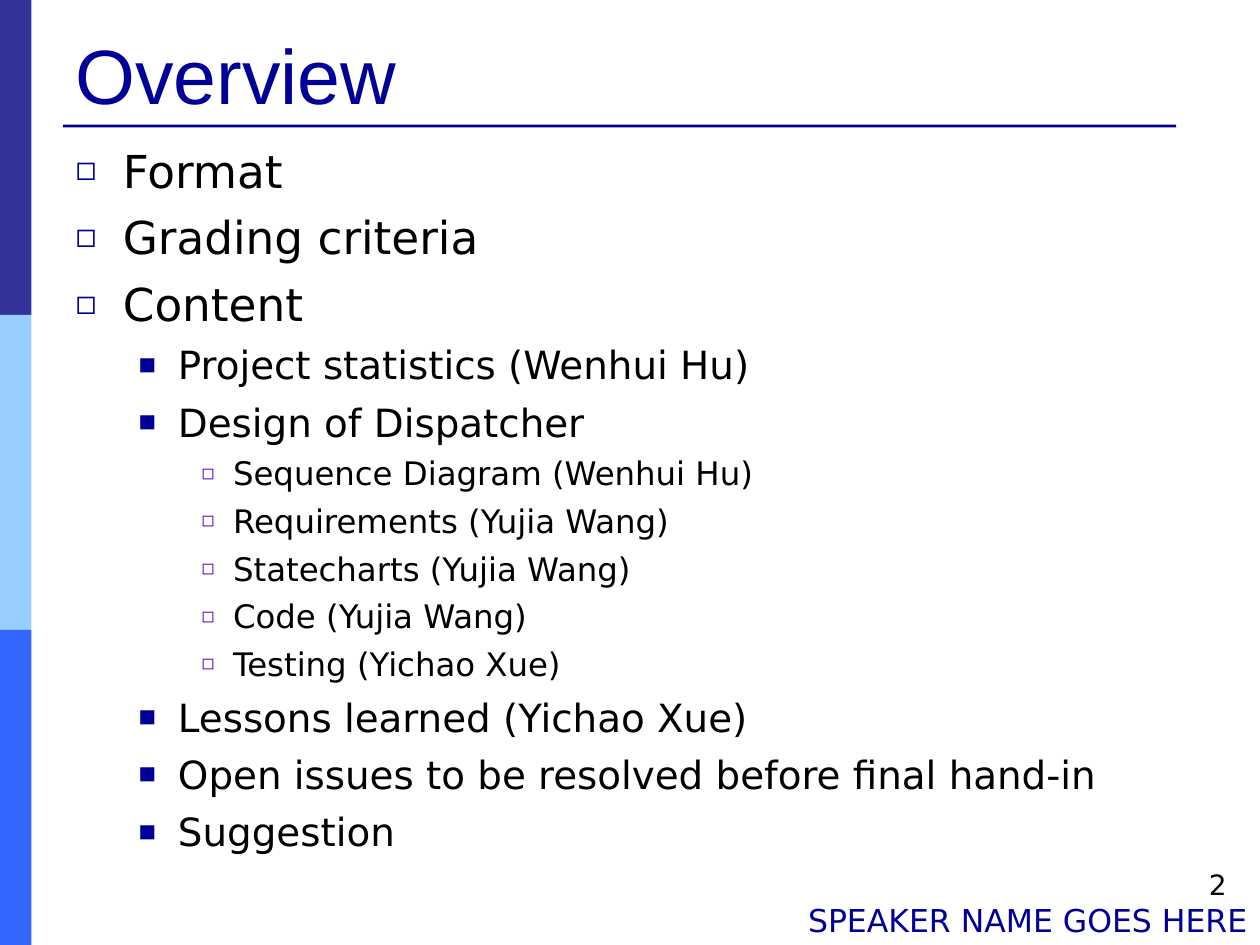
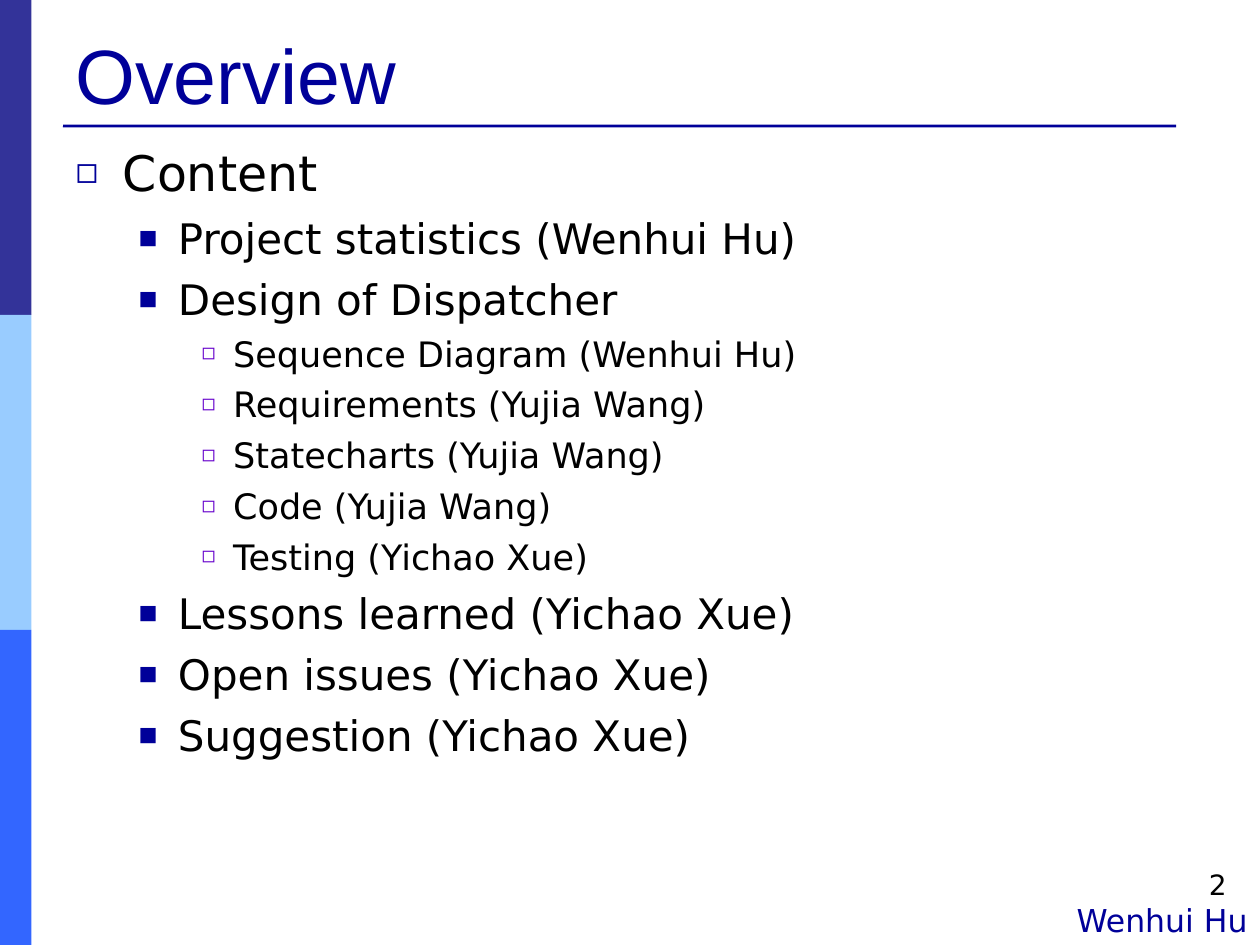
Before and after one commit to Muliang/18649, a slide deck: slide 2 of logs/09_final_pres.ppt. Drawn at 1260x945 pixels with LibreOffice and Linux fonts; fonts in the diff are those of the drawing. Boxes give left, top, right and bottom in pixels: in the first picture for what was removed or moved away, otherwise in the second. Text is boxed around its words. In the diff, an @@ line names an element or a change of style, - is before the commit and + after.

Commit message:
first draft ppt wenhui

```diff
--- a/logs/09_final_pres.ppt
+++ b/logs/09_final_pres.ppt
@@ text at box(123, 155, 479, 264): paragraphs removed @@
-◻ Format
-◻ Grading criteria
@@ text at box(123, 154, 796, 635): size 25.9 to 28 pt in "Content"; size 22.2 to 24 pt in "Project statistics (Wenhui Hu)", "Design of Dispatcher", "Lessons learned (Yichao Xue)"; size 18.5 to 20 pt in "Sequence Diagram (Wenhui Hu)", "Requirements (Yujia Wang)", "Statecharts (Yujia Wang)", "Code (Yujia Wang)" and 1 more places @@
@@ text at box(178, 658, 711, 760): text changed; size 22.2 to 24 pt @@
-  ■ Open issues to be resolved before final hand-in
-  ■ Suggestion
+  ■ Open issues (Yichao Xue)
+  ■ Suggestion (Yichao Xue)
@@ text at box(1077, 908, 1248, 933): text changed @@
-SPEAKER NAME GOES HERE
+Wenhui Hu
```
Also in this commit, not shown: 2 other slides changed, 4 slides added, 3 slides removed, 3 other files.
